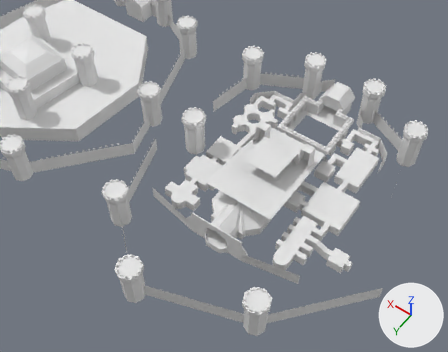
What one commit did to the Blender file Assets/Models/dungeon_startingcastle.blend.
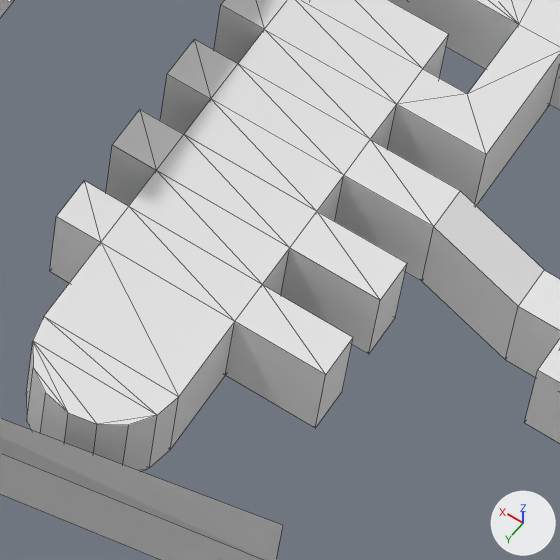
Each version is shown from a 50 mm lens placed at (-35.9, 94.7, 98.3), pointed at (5.9, 36.1, 6.3), then close up on the part from 60% to 74% of the width and 62% to 79% of the height. The axes (+X, +Y, +Z) are drawn at lower right. The lights are the same throughout. The close-ups show mesh edges as thin lines.

Before the edit, the objects in view are built like this:
```python
me_plane = bpy.data.meshes.new('Plane')
me_plane.from_pydata(...)  # 2694 vertices, 2411 faces; spans x -28.8..24.3, y -2.2..64.6, z 0.0..11.4
# before: 189 (-15.0, 38.0, 1.0) at pixel (395, 317), 190 (-15.0, 39.0, 1.0) at pixel (368, 354), 193 (-15.0, 40.0, 1.0) at pixel (342, 391), 194 (-15.0, 41.0, 1.0) at pixel (315, 428), 400 (-15.0, 38.0, 3.0) at pixel (407, 263)
# before: 735 (-15.0, 39.0, 3.0) at pixel (380, 300), 738 (-15.0, 40.0, 3.0) at pixel (353, 337), 739 (-15.0, 41.0, 3.0) at pixel (325, 374)
ob_plane = bpy.data.objects.new('Plane', me_plane)
ob_plane.location = (0.0, 0.0, 0.0)
```
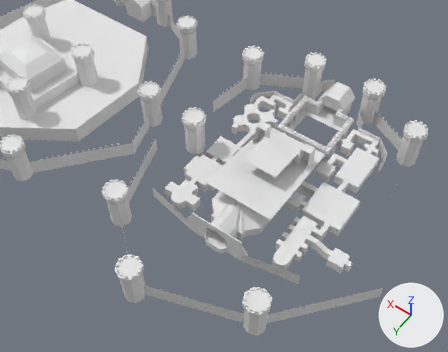
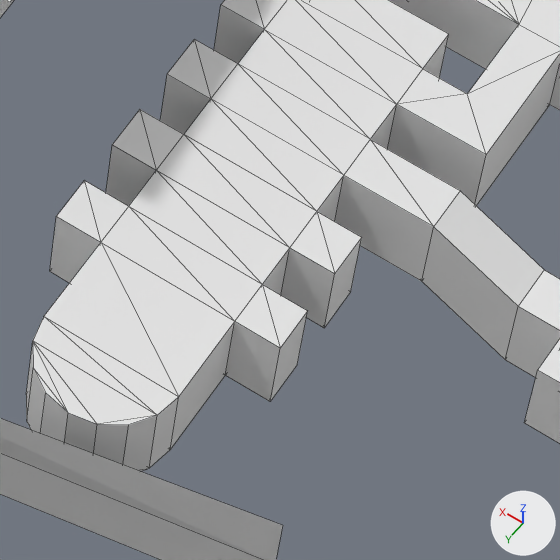
Changed parts and their boxes [x1, y1, x2, y2] in the close-ups (560 x 560 px; the box of a moved part takes in the faces that stretch with it):
part 1 of me_plane, moved or reshaped: before [226, 212, 407, 428]; after [226, 212, 362, 401]

The change, as a diff of the scene's bpy script:
```diff
--- a/Assets/Models/dungeon_startingcastle.blend.py
+++ b/Assets/Models/dungeon_startingcastle.blend.py
@@ me_plane @@
 me_plane.from_pydata(...)  # 2694 vertices, 2411 faces; spans x -28.8..24.3, y -2.2..64.6, z 0.0..11.4
 # used by ob_plane; location = (0.0, 0.0, 0.0)
+# me_plane part 1
+for i in [189, 190, 193, 194, 400, 735, 738, 739]: me_plane.vertices[i].co += Vector((1.0, 0.0, 0.0))
```
